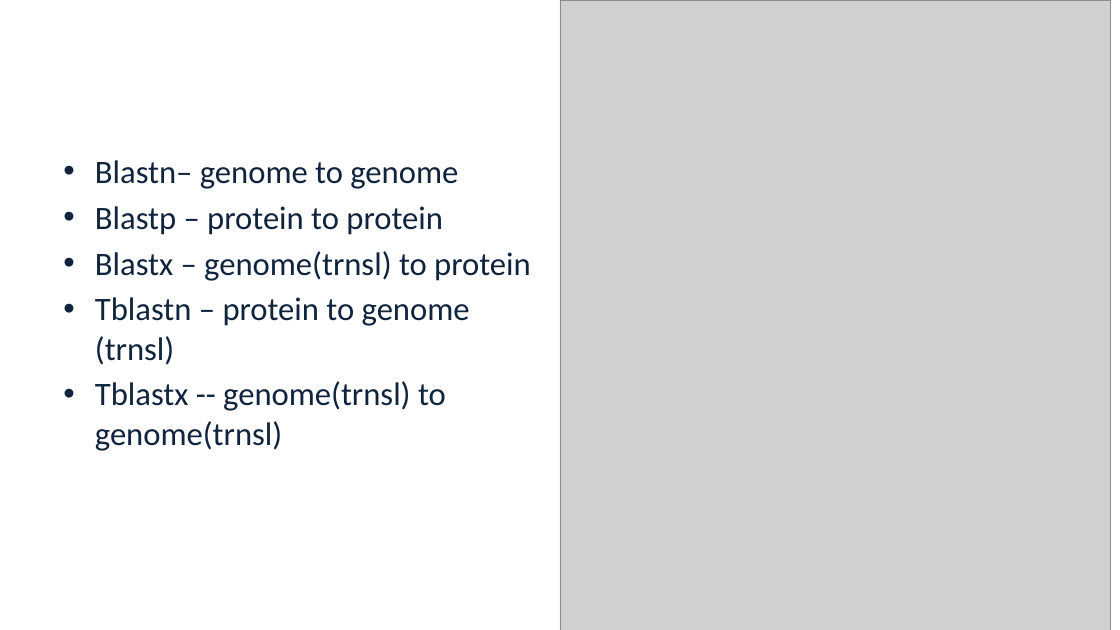
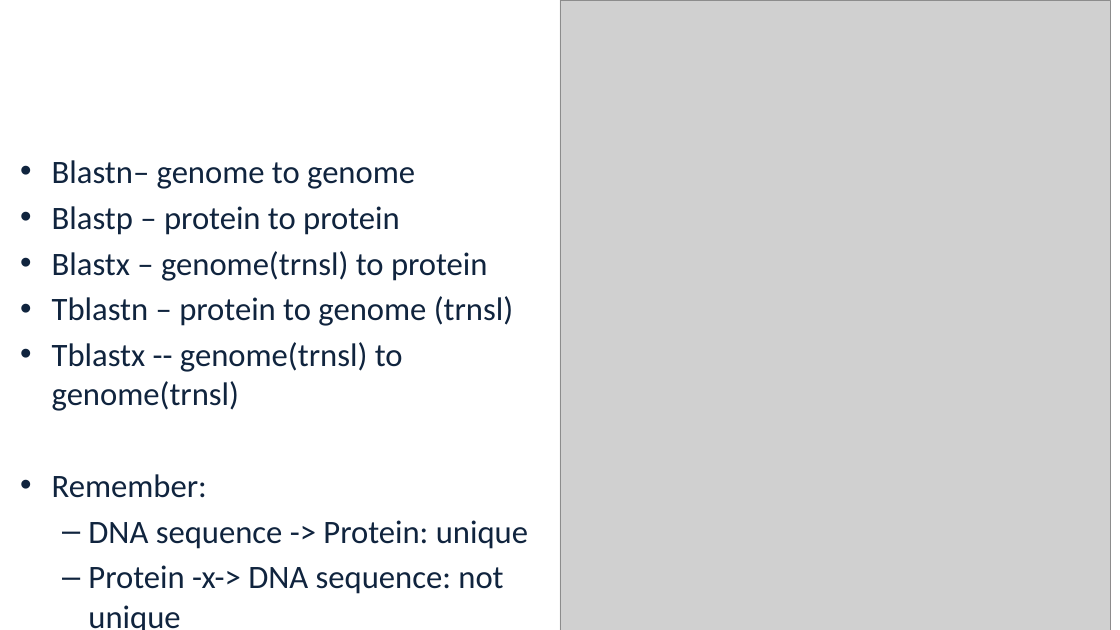
Before and after one commit to alekseyzimin/BME-Algorithms-for-Analysis-of-Genomic-Data, a slide deck: slide 43 of Fall 2026/Week 3 -- Suffix Arrays BWT Alignment Tools File Formats.pptx. Drawn at 1120x630 pixels with LibreOffice and Linux fonts; fonts in the diff are those of the drawing; grey boxes stand for pictures; background and template pictures are left out. Boxes give left, top, right and bottom in pixels: in the first picture for what was removed or moved away, otherwise in the second. Text is boxed around its words. In the diff, an @@ line names an element or a change of style, - is before the commit and + after.

```diff
--- a/Fall 2026/Week 3 -- Suffix Arrays BWT Alignment Tools File Formats.pptx
+++ b/Fall 2026/Week 3 -- Suffix Arrays BWT Alignment Tools File Formats.pptx
@@ text "Blastn– genome to genome": place and size @@
-text "Blastn– genome to genome" at box(95, 160, 531, 451)
+text "Blastn– genome to genome" at box(52, 160, 528, 630)
@@ text at box(52, 474, 528, 630): paragraphs added @@
+• Remember:
+  – DNA sequence -> Protein: unique
+  – Protein -x-> DNA sequence: not unique
```
Also in this commit, not shown: 2 other slides changed, 1 slide added, 1 other file.
